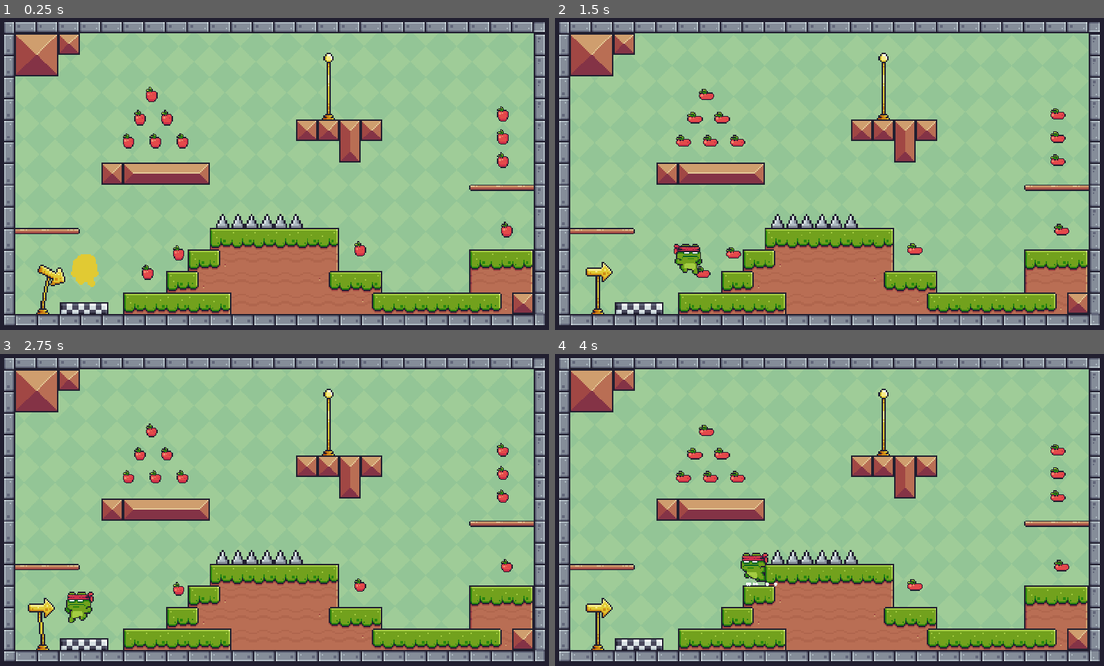
Above: before the commit, frames 1-4 (two rows, left to right).
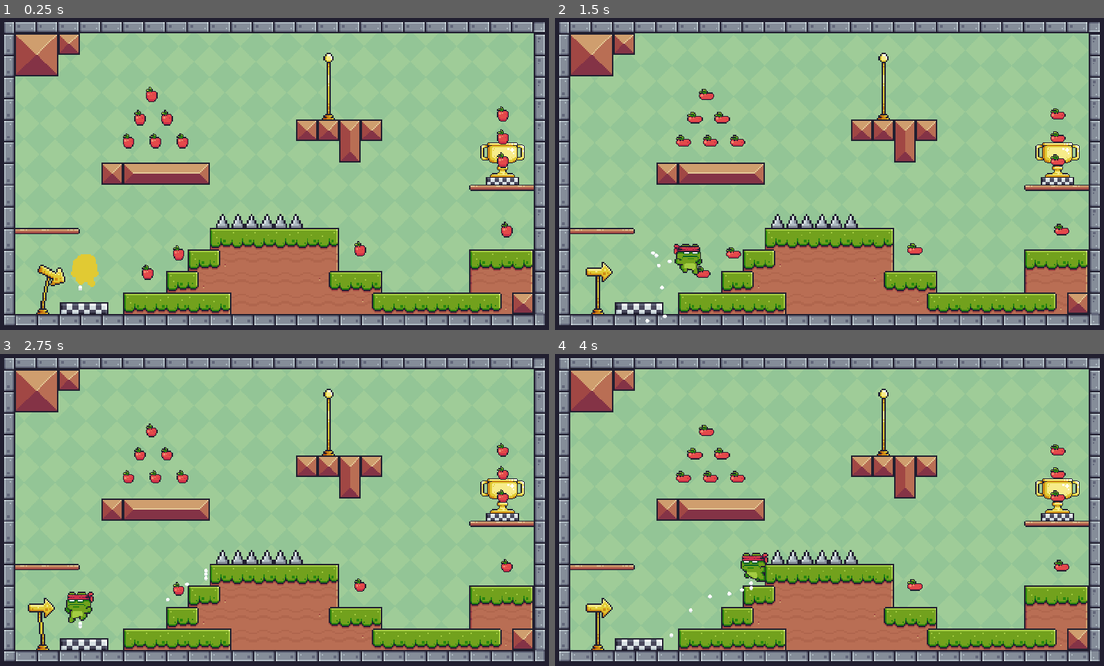
Above: after the commit, the same moments.

Repository: GitGinocchio/Platformer-Game
Game: Godot game, scene res://scenes/game.tscn
Two runs of this game, one before a commit and one after it. Both use one fixed random seed, a clock stepped at 60 frames per second and the inputs below.
Inputs:
- Up to frame 1 (0.25 s): no input
- Up to frame 2 (1.5 s): hold D (right) from 0.53 s (still down); tap Space (jump) at 0.77 s
- Up to frame 3 (2.75 s): tap Space (jump) at 1.52 s; release D (right) at 2.03 s; hold A (left) from 2.03 s (still down)
- Up to frame 4 (4 s): release A (left) at 2.78 s; hold D (right) from 2.78 s (still down); tap Space (jump) at 3.02, 3.77 s

The runs differ from the first frame. In frame 1, 0.6% of the frame differs, in the area x 14-96%, y 39-88%; in frame 2, 0.7%; in frame 3, 0.7%; in frame 4, 0.7%, in the area x 20-96%, y 39-91%.

Commit message:
end, start and minor changes

Diff:
--- a/scenes/characters/character_1.tscn
+++ b/scenes/characters/character_1.tscn
@@ -460,24 +460,16 @@
 "speed": 20.0
 }]
 
-[sub_resource type="ParticleProcessMaterial" id="ParticleProcessMaterial_3k0tb"]
-particle_flag_disable_z = true
-particle_flag_damping_as_friction = true
-emission_shape_scale = Vector3(50, 0, 0)
-emission_shape = 1
-emission_sphere_radius = 1.0
-direction = Vector3(0, 0, 0)
-initial_velocity_max = 10.0
-gravity = Vector3(0, 0, 0)
-scale_min = 0.1
-turbulence_noise_speed_random = 1.1
-collision_mode = 1
-collision_friction = 1.0
-collision_bounce = 0.0
-
 [sub_resource type="CapsuleShape2D" id="CapsuleShape2D_7vexs"]
 radius = 9.0
 height = 26.0
+
+[sub_resource type="ParticleProcessMaterial" id="ParticleProcessMaterial_6ddrq"]
+particle_flag_disable_z = true
+emission_shape_scale = Vector3(0, 0, 0)
+emission_shape = 1
+emission_sphere_radius = 60.25
+gravity = Vector3(0, 98, 0)
 
 [node name="Character" type="CharacterBody2D" groups=["Player"]]
 script = ExtResource("1_nxohu")
@@ -492,19 +484,8 @@
 animation = &"idle"
 autoplay = "appearing"
 
-[node name="DustParticles" type="GPUParticles2D" parent="."]
-position = Vector2(7.62939e-06, 40)
-process_material = SubResource("ParticleProcessMaterial_3k0tb")
-texture = ExtResource("9_0gcq8")
-lifetime = 2.0
-explosiveness = 1.0
-fixed_fps = 0
-interpolate = false
-local_coords = true
-script = ExtResource("10_yrkyl")
-
 [node name="Collision" type="CollisionShape2D" parent="."]
-position = Vector2(-7.62939e-06, 8)
+position = Vector2(-1.90735e-06, 8)
 scale = Vector2(2.5, 2.5)
 shape = SubResource("CapsuleShape2D_7vexs")
 
@@ -512,5 +493,10 @@
 enabled = false
 position_smoothing_speed = 300.0
 
+[node name="GPUParticles2D" type="GPUParticles2D" parent="."]
+position = Vector2(-8, 40)
+process_material = SubResource("ParticleProcessMaterial_6ddrq")
+texture = ExtResource("9_0gcq8")
+script = ExtResource("10_yrkyl")
+
 [connection signal="animation_finished" from="Sprite" to="." method="_on_sprite_animation_finished"]
-[connection signal="finished" from="DustParticles" to="DustParticles" method="_on_finished"]
--- /dev/null
+++ b/scenes/checkpoints/end.tscn
@@ -0,0 +1,96 @@
+[gd_scene load_steps=14 format=3 uid="uid://bxx3wt5bjhcqu"]
+
+[ext_resource type="Texture2D" uid="uid://b7d8sep3jywyd" path="res://assets/Items/Checkpoints/End/End (Idle).png" id="1_5sddi"]
+[ext_resource type="Script" path="res://scripts/End.gd" id="1_6tfqc"]
+[ext_resource type="Texture2D" uid="uid://cr4vuivcbtes5" path="res://assets/Items/Checkpoints/End/End (Pressed) (64x64).png" id="2_b7hnn"]
+
+[sub_resource type="AtlasTexture" id="AtlasTexture_0imd6"]
+atlas = ExtResource("2_b7hnn")
+region = Rect2(0, 0, 64, 64)
+
+[sub_resource type="AtlasTexture" id="AtlasTexture_ltr8l"]
+atlas = ExtResource("2_b7hnn")
+region = Rect2(64, 0, 64, 64)
+
+[sub_resource type="AtlasTexture" id="AtlasTexture_03ir4"]
+atlas = ExtResource("2_b7hnn")
+region = Rect2(128, 0, 64, 64)
+
+[sub_resource type="AtlasTexture" id="AtlasTexture_ebut0"]
+atlas = ExtResource("2_b7hnn")
+region = Rect2(192, 0, 64, 64)
+
+[sub_resource type="AtlasTexture" id="AtlasTexture_e4s0c"]
+atlas = ExtResource("2_b7hnn")
+region = Rect2(256, 0, 64, 64)
+
+[sub_resource type="AtlasTexture" id="AtlasTexture_jlca7"]
+atlas = ExtResource("2_b7hnn")
+region = Rect2(320, 0, 64, 64)
+
+[sub_resource type="AtlasTexture" id="AtlasTexture_quosu"]
+atlas = ExtResource("2_b7hnn")
+region = Rect2(384, 0, 64, 64)
+
+[sub_resource type="AtlasTexture" id="AtlasTexture_yxslj"]
+atlas = ExtResource("2_b7hnn")
+region = Rect2(448, 0, 64, 64)
+
+[sub_resource type="SpriteFrames" id="SpriteFrames_yfxm5"]
+animations = [{
+"frames": [{
+"duration": 1.0,
+"texture": ExtResource("1_5sddi")
+}],
+"loop": true,
+"name": &"idle",
+"speed": 20.0
+}, {
+"frames": [{
+"duration": 1.0,
+"texture": SubResource("AtlasTexture_0imd6")
+}, {
+"duration": 1.0,
+"texture": SubResource("AtlasTexture_ltr8l")
+}, {
+"duration": 1.0,
+"texture": SubResource("AtlasTexture_03ir4")
+}, {
+"duration": 1.0,
+"texture": SubResource("AtlasTexture_ebut0")
+}, {
+"duration": 1.0,
+"texture": SubResource("AtlasTexture_e4s0c")
+}, {
+"duration": 1.0,
+"texture": SubResource("AtlasTexture_jlca7")
+}, {
+"duration": 1.0,
+"texture": SubResource("AtlasTexture_quosu")
+}, {
+"duration": 1.0,
+"texture": SubResource("AtlasTexture_yxslj")
+}],
+"loop": false,
+"name": &"pressed",
+"speed": 20.0
+}]
+
+[sub_resource type="RectangleShape2D" id="RectangleShape2D_iuus2"]
+size = Vector2(46, 44.8125)
+
+[node name="End" type="Area2D"]
+scale = Vector2(2, 2)
+script = ExtResource("1_6tfqc")
+
+[node name="AnimatedSprite2D" type="AnimatedSprite2D" parent="."]
+sprite_frames = SubResource("SpriteFrames_yfxm5")
+animation = &"pressed"
+frame = 7
+
+[node name="TriggerArea" type="CollisionShape2D" parent="."]
+position = Vector2(0, 9.40625)
+shape = SubResource("RectangleShape2D_iuus2")
+
+[connection signal="body_entered" from="." to="." method="_on_body_entered"]
+[connection signal="animation_finished" from="AnimatedSprite2D" to="." method="_on_animated_sprite_2d_animation_finished"]
--- a/scenes/checkpoints/start.tscn
+++ b/scenes/checkpoints/start.tscn
@@ -1,7 +1,7 @@
 [gd_scene load_steps=24 format=3 uid="uid://dlwky5gpf67io"]
 
 [ext_resource type="Texture2D" uid="uid://bm3i0v2jxd6r3" path="res://assets/Items/Checkpoints/Start/Start (Idle).png" id="1_a5qs0"]
-[ext_resource type="Script" path="res://scripts/start.gd" id="1_c8i0i"]
+[ext_resource type="Script" path="res://scripts/Start.gd" id="1_gqg7i"]
 [ext_resource type="Texture2D" uid="uid://cenkg5nlfeps3" path="res://assets/Items/Checkpoints/Start/Start (Moving) (64x64).png" id="2_wh7pb"]
 
 [sub_resource type="AtlasTexture" id="AtlasTexture_76g1s"]
@@ -147,7 +147,7 @@
 
 [node name="Start" type="Area2D"]
 scale = Vector2(3, 3)
-script = ExtResource("1_c8i0i")
+script = ExtResource("1_gqg7i")
 
 [node name="AnimatedSprite2D" type="AnimatedSprite2D" parent="."]
 sprite_frames = SubResource("SpriteFrames_qrpjc")
--- a/scenes/maps/map_1.tscn
+++ b/scenes/maps/map_1.tscn
@@ -7,6 +7,7 @@
 [ext_resource type="PackedScene" uid="uid://dordy3866ha6t" path="res://scenes/checkpoints/checkpoint.tscn" id="5_i1c15"]
 [ext_resource type="PackedScene" uid="uid://dlwky5gpf67io" path="res://scenes/checkpoints/start.tscn" id="6_a8r6o"]
 [ext_resource type="PackedScene" uid="uid://d218tnymjh7ds" path="res://scenes/collectables/apple.tscn" id="7_fq4r0"]
+[ext_resource type="PackedScene" uid="uid://bxx3wt5bjhcqu" path="res://scenes/checkpoints/end.tscn" id="7_1llqb"]
 
 [sub_resource type="ShaderMaterial" id="ShaderMaterial_g0fpx"]
 shader = ExtResource("1_bqu02")
@@ -603,7 +604,6 @@
 
 [node name="Start" parent="Checkpoints" instance=ExtResource("6_a8r6o")]
 position = Vector2(155, 531)
-
 [node name="Area2D" parent="." instance=ExtResource("7_fq4r0")]
 position = Vector2(304, 528)
 
@@ -642,3 +642,5 @@
 
 [node name="Area2D13" parent="." instance=ExtResource("7_fq4r0")]
 position = Vector2(1048, 440)
+[node name="End" parent="Checkpoints" instance=ExtResource("7_1llqb")]
+position = Vector2(1055, 295)
--- /dev/null
+++ b/scripts/End.gd
@@ -0,0 +1,9 @@
+extends Area2D
+
+@onready var sprite = $AnimatedSprite2D
+
+func _on_animated_sprite_2d_animation_finished() -> void:
+	sprite.play('idle')
+
+func _on_body_entered(body: Node2D) -> void:
+	sprite.play('pressed')
